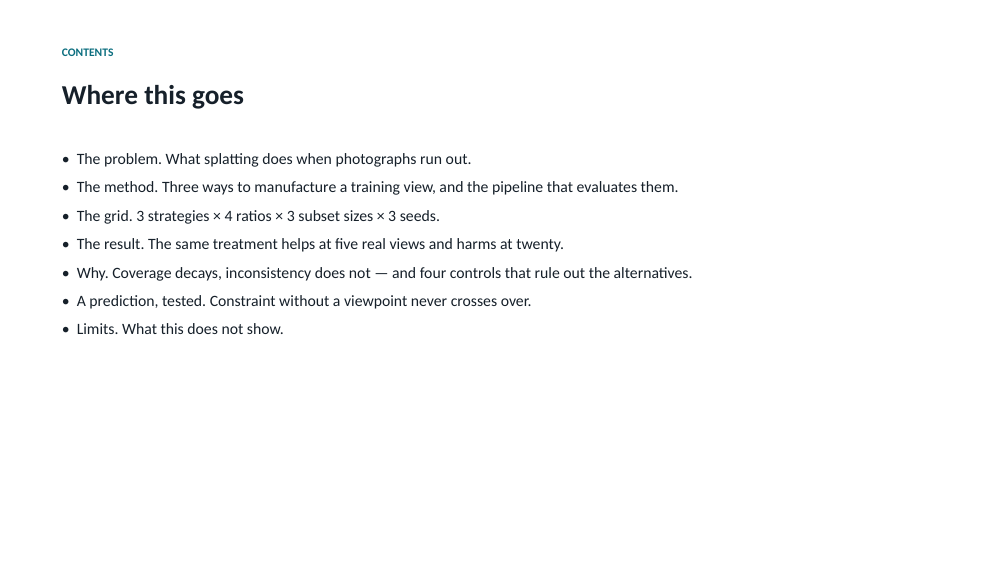
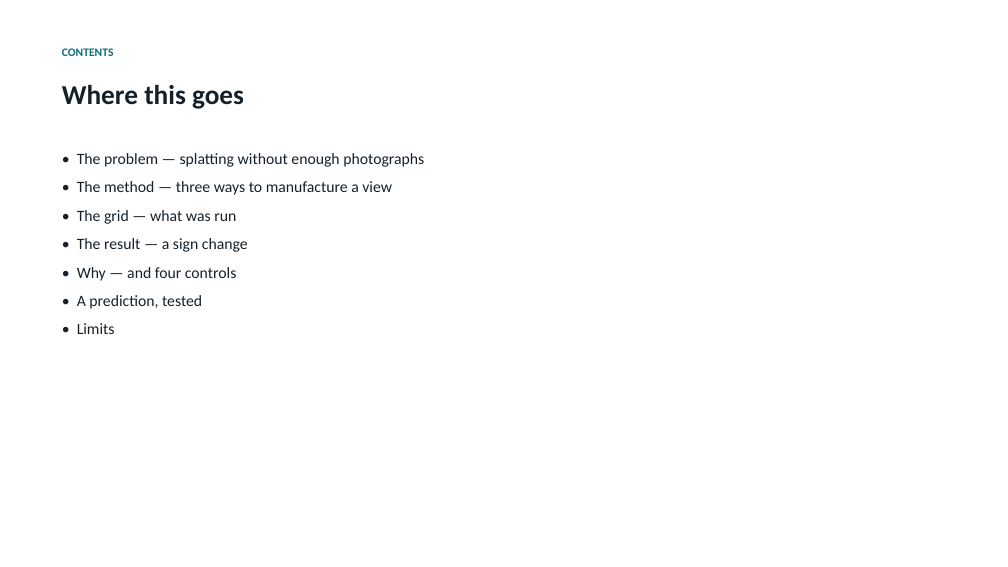
Before and after one commit to mohamedeyaad/fewshot-gaussian-splatting, a slide deck: slide 2 of results/presentation.pptx. Drawn at 1008x567 pixels with LibreOffice and Linux fonts; fonts in the diff are those of the drawing. Boxes give left, top, right and bottom in pixels: in the first picture for what was removed or moved away, otherwise in the second. Text is boxed around its words. In the diff, an @@ line names an element or a change of style, - is before the commit and + after.

```diff
--- a/results/presentation.pptx
+++ b/results/presentation.pptx
@@ text at [77,153,424,334]: text changed @@
-• The problem. What splatting does when photographs run out.
-• The method. Three ways to manufacture a training view, and the pipeline that evaluates them.
-• The grid. 3 strategies × 4 ratios × 3 subset sizes × 3 seeds.
-• The result. The same treatment helps at five real views and harms at twenty.
-• Why. Coverage decays, inconsistency does not — and four controls that rule out the alternatives.
-• A prediction, tested. Constraint without a viewpoint never crosses over.
-• Limits. What this does not show.
+• The problem — splatting without enough photographs
+• The method — three ways to manufacture a view
+• The grid — what was run
+• The result — a sign change
+• Why — and four controls
+• A prediction, tested
+• Limits
```
Also in this commit, not shown: 10 other slides changed, 8 other files.
